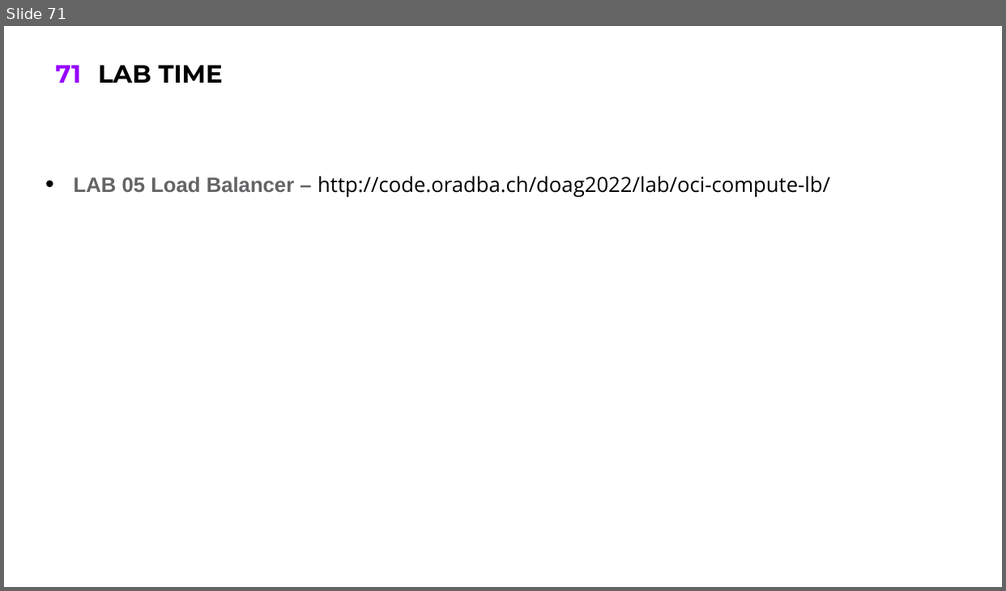
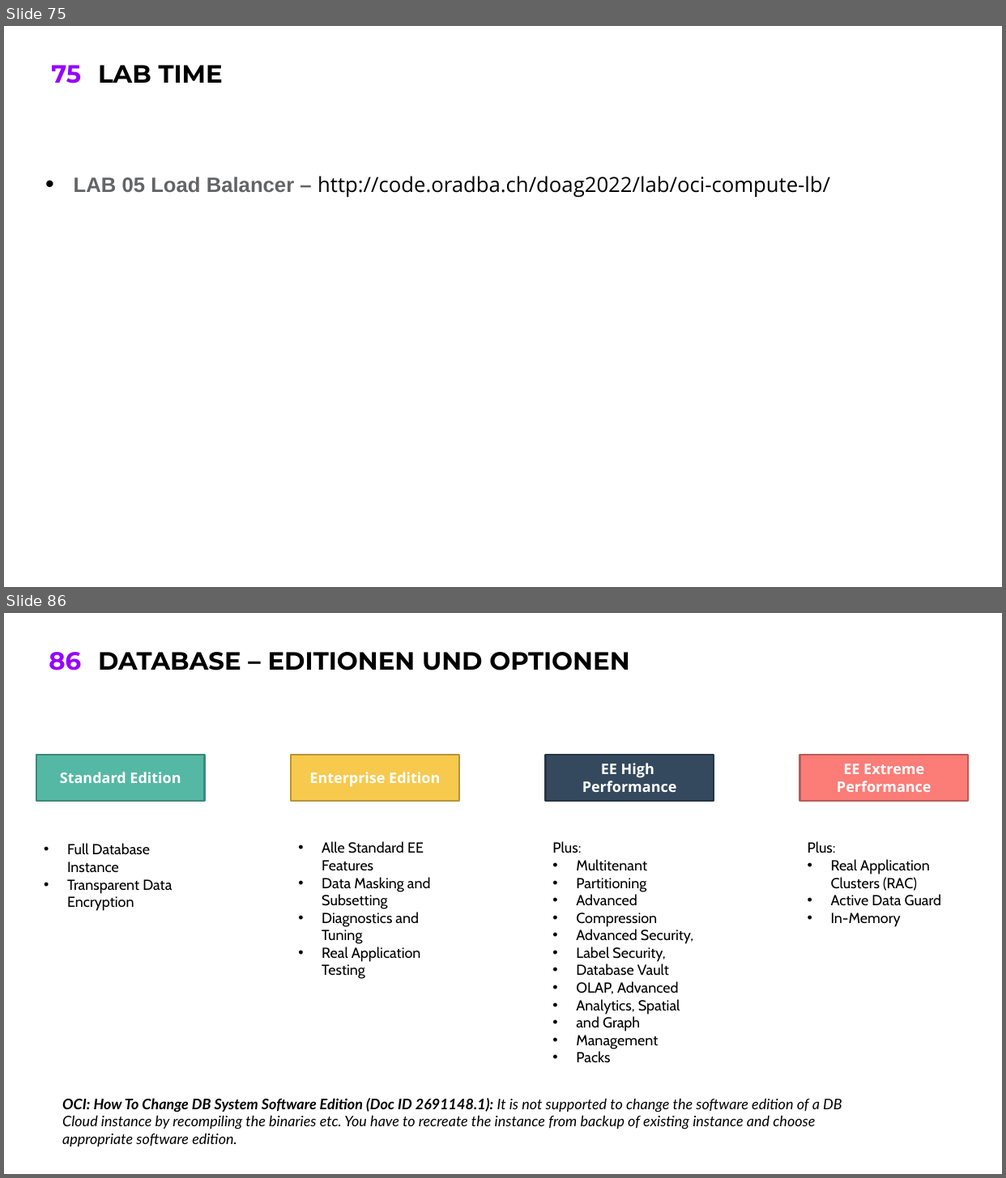
Before and after one commit to oehrlis/doag2022, a slide deck: ppt/02_OCI-Walkthrough.pptx. Shown one above the other, each under a label of ours: slide 71 before the commit, slides 75 and 86 after it; the slides between them are not shown. The pictures are 1006x591 and 1006x1178 pixels, drawn with LibreOffice and Linux fonts; fonts in the diff are those of the drawing; background and template pictures are left out. Boxes give left, top, right and bottom in pixels: in the first picture for what was removed or moved away, otherwise in the second. Text is boxed around its words. In the diff, an @@ line names an element or a change of style, - is before the commit and + after.

Commit message:
added slides

```diff
--- a/ppt/02_OCI-Walkthrough.pptx
+++ b/ppt/02_OCI-Walkthrough.pptx
@@ slide 86 added at bbox=[4, 613, 1002, 1174], background #FFFFFF; not listed: 1 template element that a slide beside it also shows @@
@@ title added at bbox=[98, 652, 629, 671], 24 pt, text #000000, bold @@
+DATABASE – EDITIONEN UND OPTIONEN
@@ rectangle added at bbox=[36, 755, 205, 801], fill #55B8A4, outline #3F8879 2 pt, 14 pt, text #FFFFFF, bold @@
+Standard Edition
@@ rectangle added at bbox=[291, 755, 459, 801], fill #F7C94D, outline #B79539 2 pt, 14 pt, text #FFFFFF, bold @@
+Enterprise Edition
@@ rectangle added at bbox=[545, 755, 714, 801], fill #34495E, outline #263646 2 pt, 14 pt, text #FFFFFF, bold @@
+EE High
+Performance
@@ rectangle added at bbox=[799, 755, 968, 801], fill #FC7C77, outline #BA5C58 2 pt, 14 pt, text #FFFFFF, bold @@
+EE Extreme Performance
@@ text added at bbox=[67, 843, 172, 911], 14 pt, text #000000 @@
+• Full Database Instance
+• Transparent Data Encryption
@@ text added at bbox=[322, 841, 431, 979], 14 pt, text #000000 @@
+• Alle Standard EE Features
+• Data Masking and Subsetting
+• Diagnostics and Tuning
+• Real Application Testing
@@ text added at bbox=[552, 841, 693, 1050], 14 pt, text #000000 @@
+Plus:
+• Multitenant
+• Partitioning
+• Advanced
+• Compression
+• Advanced Security,
+• Label Security,
+• Database Vault
+• OLAP, Advanced
+• Analytics, Spatial
+• and Graph
+• Management
+• Packs
@@ text added at bbox=[808, 841, 942, 927], 14 pt, text #000000 @@
+Plus:
+• Real Application Clusters (RAC)
+• Active Data Guard
+• In-Memory
@@ text added at bbox=[62, 1098, 842, 1147], 14 pt, text #000000, italic @@
+OCI: How To Change DB System Software Edition (Doc ID 2691148.1): It is not supported to change the software edition of a DB Cloud instance by recompiling the binaries etc. You have to recreate the instance from backup of existing instance and choose appropriate software edition.
@@ what was slide 71 is now slide 75 @@
@@ page number at bbox=[51, 65, 81, 84]: text changed @@
-71
+75
```
Also in this commit, not shown: 14 other slides added.
